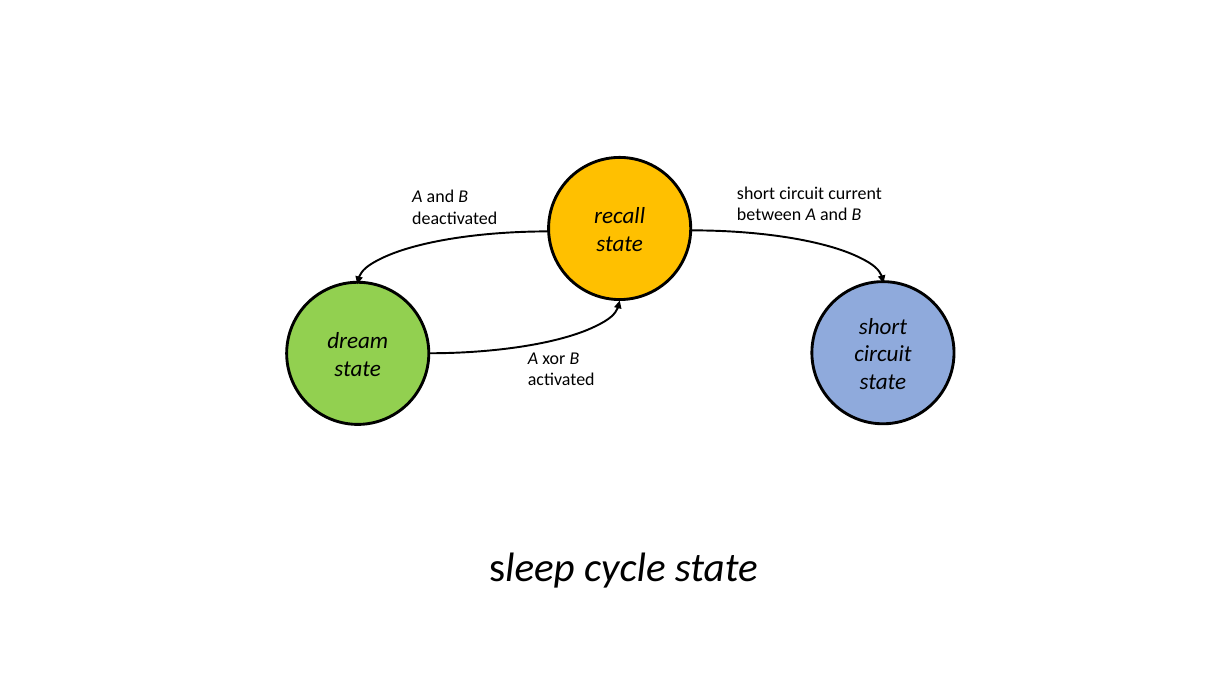
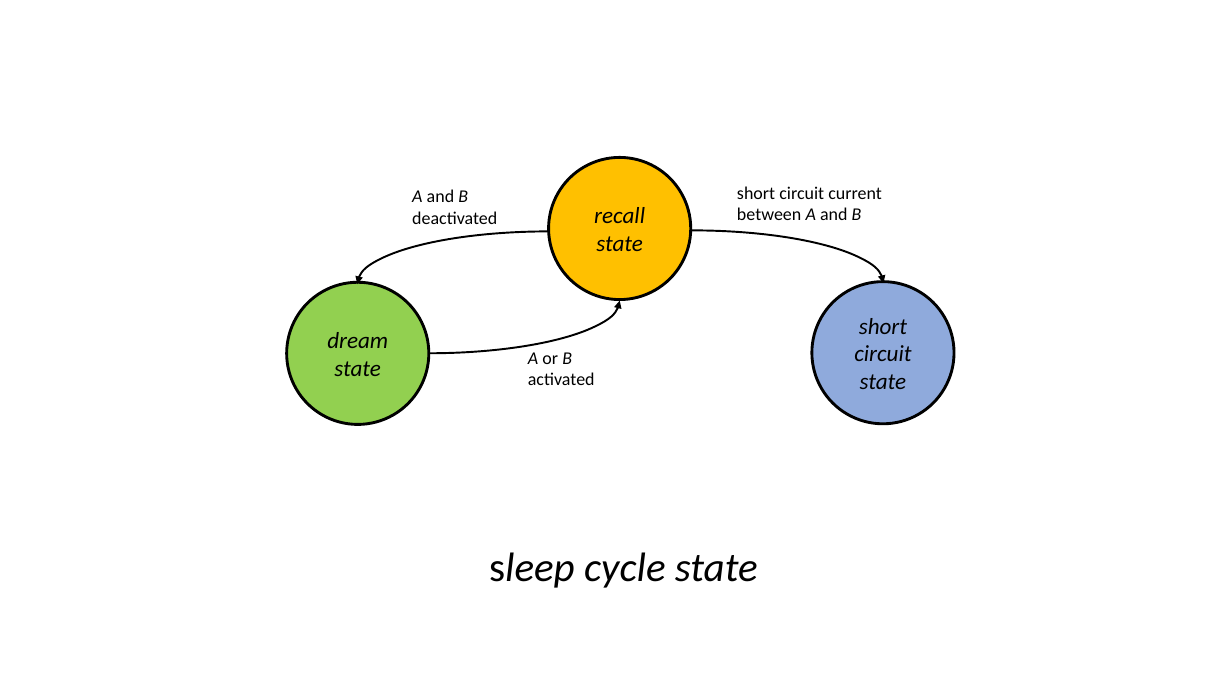
Before and after one commit to hsc-projects/snn_engine2, a slide deck: slide 13 of docs_src/readme_images/Präsentation1.pptx (slide 14 before the commit). Drawn at 1232x693 pixels with LibreOffice and Linux fonts; fonts in the diff are those of the drawing. Boxes give left, top, right and bottom in pixels: in the first picture for what was removed or moved away, otherwise in the second. Text is boxed around its words. In the diff, an @@ line names an element or a change of style, - is before the commit and + after.

```diff
--- a/docs_src/readme_images/Präsentation1.pptx
+++ b/docs_src/readme_images/Präsentation1.pptx
@@ text at bbox=[528, 352, 595, 385]: text changed @@
-A xor B activated
+A or B activated
```
Also in this commit, not shown: 3 other slides changed, 3 slides added, 4 slides removed, 22 other files.
